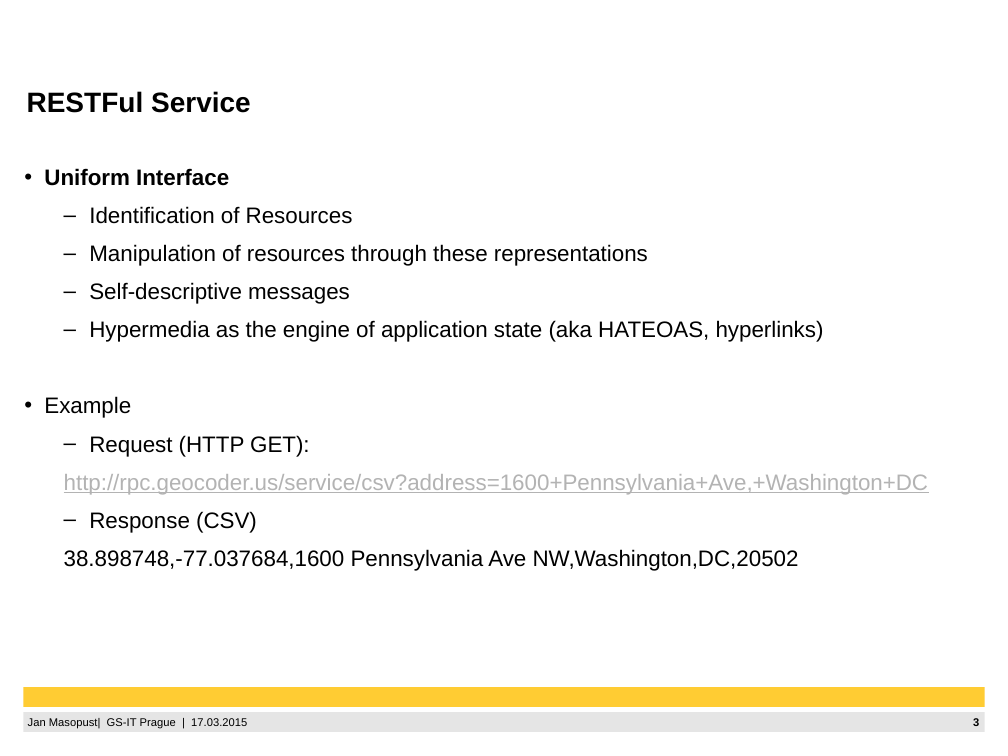
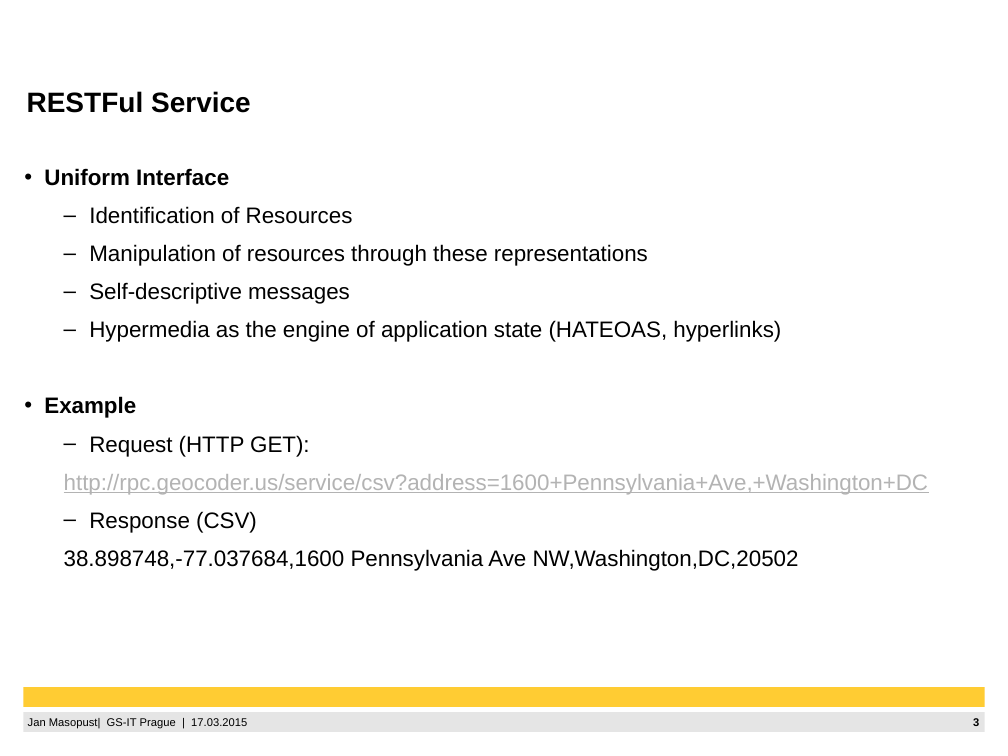
Before and after one commit to janmas/CobaSportsDemo, a slide deck: slide 3 of OData.pptx. Drawn at 1008x756 pixels with LibreOffice and Linux fonts; fonts in the diff are those of the drawing; background and template pictures are left out. Boxes give left, top, right and bottom in pixels: in the first picture for what was removed or moved away, otherwise in the second. Text is boxed around its words. In the diff, an @@ line names an element or a change of style, - is before the commit and + after.

```diff
--- a/OData.pptx
+++ b/OData.pptx
@@ text at <box>89,320,781,342</box>: text changed @@
-  – Hypermedia as the engine of application state (aka HATEOAS, hyperlinks)
+  – Hypermedia as the engine of application state (HATEOAS, hyperlinks)
@@ text at <box>44,396,136,418</box>: bold on in "Example" @@
```
Also in this commit, not shown: 4 other slides changed, 3 slides added.
